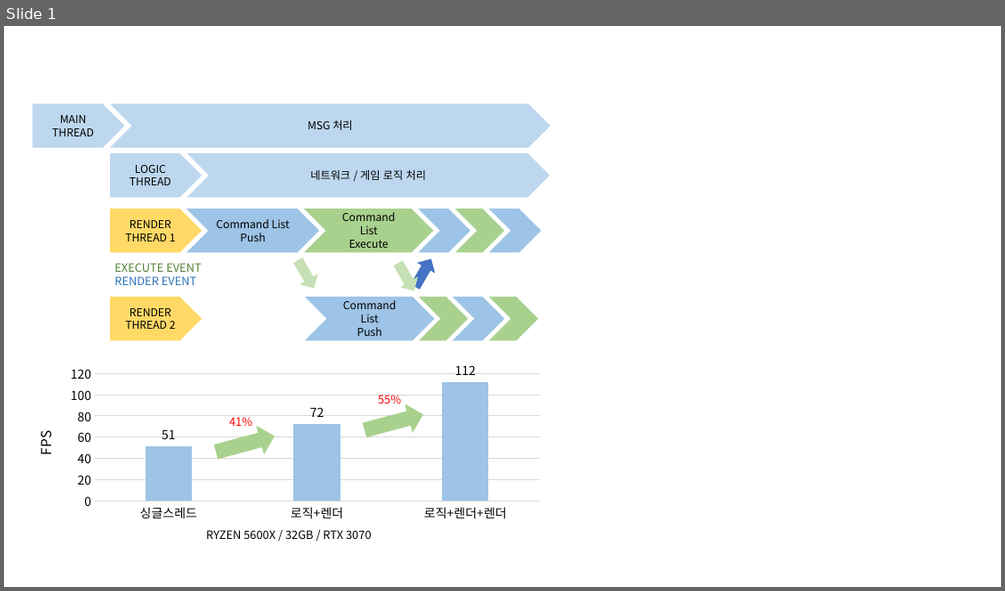
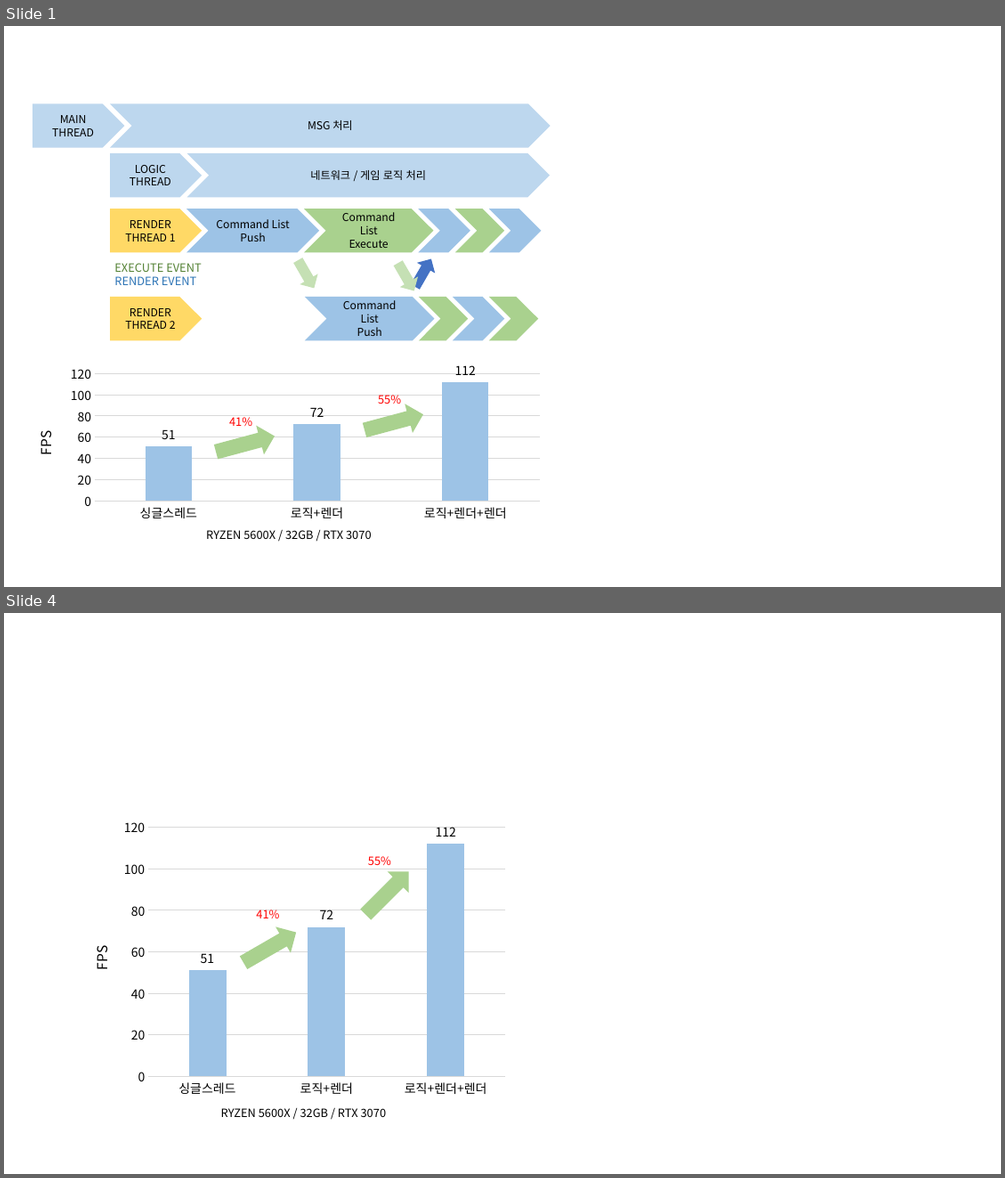
Before and after one commit to haein0303/AlgaeEater, a slide deck: Document/멀티쓰레드 렌더링_PT.pptx. Shown one above the other, each under a label of ours: slide 1 before the commit, slides 1 and 4 after it; the slides between them are not shown. The pictures are 1005x591 and 1005x1178 pixels, drawn with LibreOffice and Linux fonts; fonts in the diff are those of the drawing. Boxes give left, top, right and bottom in pixels: in the first picture for what was removed or moved away, otherwise in the second. Text is boxed around its words. In the diff, an @@ line names an element or a change of style, - is before the commit and + after.

```diff
--- a/Document/멀티쓰레드 렌더링_PT.pptx
+++ b/Document/멀티쓰레드 렌더링_PT.pptx
@@ slide 4 added at (4,613,1001,1174), background #FFFFFF @@
@@ column chart added at (73,811,514,1103) @@
+categories: 싱글스레드, 로직+렌더, 로직+렌더+렌더
+Series 1: 51, 72, 112
@@ right arrow added at (356,860,420,925), fill #A9D18E @@
@@ text added at (368,856,391,865), 11 pt, text #FF0000 @@
+55%
@@ right arrow added at (236,919,304,975), fill #A9D18E @@
@@ text added at (256,909,279,918), 11 pt, text #FF0000 @@
+41%
@@ text added at (221,1108,387,1117), 11 pt, text #000000 @@
+RYZEN 5600X / 32GB / RTX 3070
```
Also in this commit, not shown: 2 other slides added, 11 other files.
